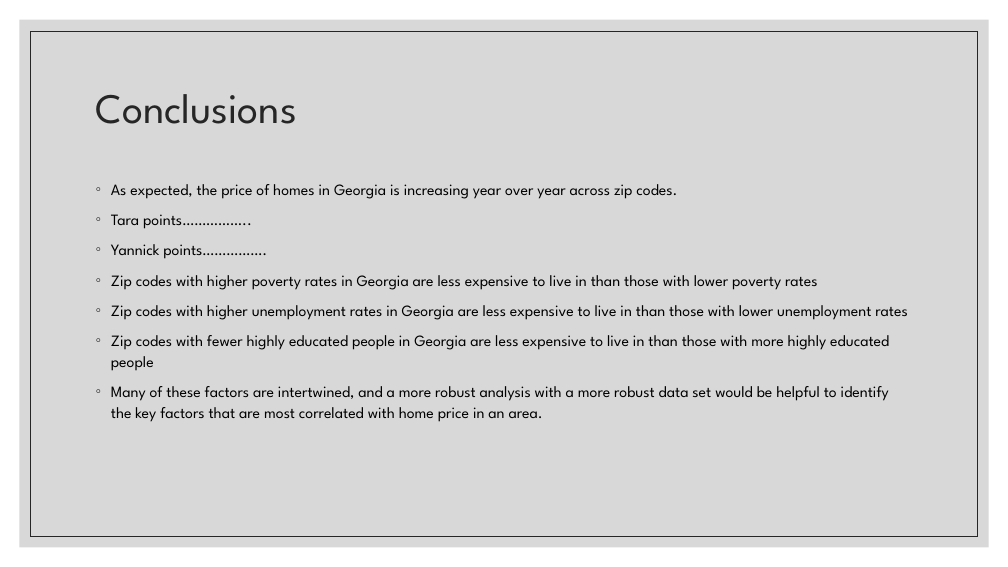
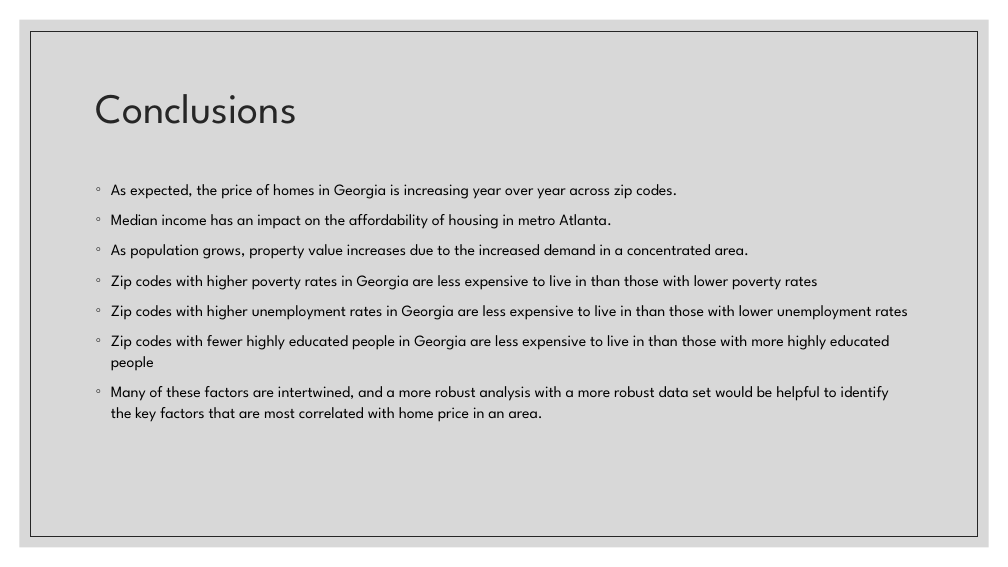
Before and after one commit to yanthedeveloper/Project1, a slide deck: slide 16 of Project 1 Div 101 Updated Slides.pptx (slide 14 before the commit). Drawn at 1008x567 pixels with LibreOffice and Linux fonts; fonts in the diff are those of the drawing. Boxes give left, top, right and bottom in pixels: in the first picture for what was removed or moved away, otherwise in the second. Text is boxed around its words. In the diff, an @@ line names an element or a change of style, - is before the commit and + after.

```diff
--- a/Project 1 Div 101 Updated Slides.pptx
+++ b/Project 1 Div 101 Updated Slides.pptx
@@ text at bbox=[111, 214, 749, 259]: text changed @@
-◦ Tara points……………..
-◦ Yannick points…………….
+◦ Median income has an impact on the affordability of housing in metro Atlanta.
+◦ As population grows, property value increases due to the increased demand in a concentrated area.
```
Also in this commit, not shown: 2 other slides changed, 4 slides added, 2 slides removed, 1 other file.
